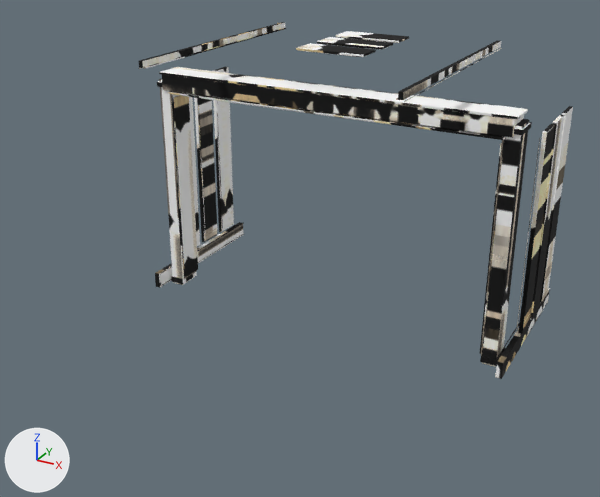
What one commit did to the glTF model empty-museum/assets/entrance-v4-baked.glb.
The view is the same before and after, from a 50 mm camera at (7.84, -18.81, 9.39) aimed at (-0.09, -4.39, 2.19). The axes (+X, +Y, +Z) are drawn at lower left. The lights are the same throughout. The older version comes first. Vertices at exactly the same position are counted once.

Names of what the first picture shows: 'TEM_V4_CYCLES_BAKED_ENTRANCE'.
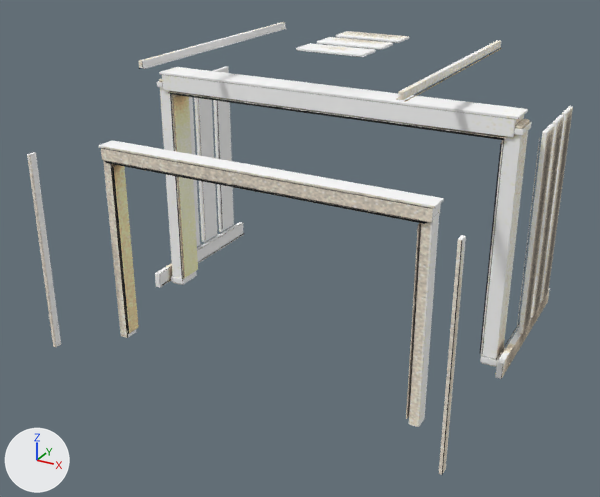
Changed parts and their boxes [x1, y1, x2, y2] in the pictures (600 x 497 px):
'TEM_V4_CYCLES_BAKED_ENTRANCE', reshaped (26% wider, 27% taller): before [139, 22, 573, 379]; after [27, 22, 573, 475]
part 1 of me_cube_005, added: after [103, 160, 136, 338]
part 2 of me_cube_005, added: after [112, 165, 137, 334]
part 3 of me_cube_005, added (beige): after [113, 165, 139, 333]
part 4 of me_cube_005, added: after [27, 152, 61, 348]
part 5 of me_cube_005, added: after [409, 213, 439, 427]
part 6 of me_cube_005, added: after [406, 223, 421, 419]
part 7 of me_cube_005, added: after [439, 235, 466, 475]
part 8 of me_cube_005, added: after [101, 148, 441, 222]
part 9 of me_cube_005, added: after [105, 161, 427, 224]
part 10 of me_cube_005, added: after [106, 162, 425, 224]
part 11 of me_cube_005, added: after [99, 140, 444, 208]
part 12 of me_cube_005, surface changed (lighter): [139, 22, 573, 379] in both

What the commit changed:
me_cube_005 is used by ob_tem_v4_cycles_baked_entrance; location (-4.04, -3.38, 2.68).
me_cube_005 had 3472 vertices, 6768 faces and spanned x -0.44..8.52, y -2.66..3.27, z -2.6..3.56.
me_cube_005 now has 4536 vertices, 8848 faces and spans x -0.44..8.52, y -4.23..3.27, z -2.6..3.56.
me_cube_005 part 1: the loose piece of 96 vertices spanning x 0.2..0.22, y -0.25..0.33, z -2.39..2.2 is copied, and the copy is scaled about its middle by (10.6, 0.528, 0.917), then moved by (0.37, -2.94, -0.39); it spans x 0.48..0.68, y -3.06..-2.74, z -2.59..1.63.
me_cube_005 part 2: the loose piece of 96 vertices spanning x 0.2..0.22, y -0.25..0.33, z -2.39..2.2 is copied, and the copy is scaled about its middle by (1, 0.584, 0.852), then moved by (0.51, -2.94, -0.42); it spans x 0.71..0.73, y -3.07..-2.73, z -2.47..1.45.
me_cube_005 part 3: the loose piece of 96 vertices spanning x 0.2..0.22, y -0.25..0.33, z -2.39..2.2 is copied, and the copy is scaled about its middle by (0.5, 0.568, 0.843), then moved by (0.53, -2.93, -0.42); it spans x 0.73..0.74, y -3.05..-2.72, z -2.44..1.42.
me_cube_005 part 4: the loose piece of 96 vertices spanning x 0.17..0.19, y -0.26..0.32, z -2.43..2.39 is copied, and the copy is scaled about its middle by (2.73, 0.29, 0.901), then moved by (-0.55, -4.17, -0.32); it spans x -0.41..-0.33, y -4.23..-4.05, z -2.52..1.84.
me_cube_005 part 5: the loose piece of 96 vertices spanning x 7.89..7.91, y -0.26..0.32, z -2.43..2.39 is copied, and the copy is scaled about its middle by (8.68, 0.529, 0.871), then moved by (-0.4, -2.93, -0.46); it spans x 7.4..7.6, y -3.06..-2.74, z -2.59..1.63.
me_cube_005 part 6: the loose piece of 96 vertices spanning x 7.86..7.88, y -0.25..0.33, z -2.39..2.2 is copied, and the copy is scaled about its middle by (1, 0.584, 0.852), then moved by (-0.51, -2.94, -0.42); it spans x 7.35..7.37, y -3.07..-2.73, z -2.47..1.45.
me_cube_005 part 7: the loose piece of 96 vertices spanning x 7.92..8.23, y -0.27..0.27, z -2.6..2.6 is copied, and the copy is scaled about its middle by (0.202, 0.32, 0.839), then moved by (0.37, -4.14, -0.34); it spans x 8.41..8.49, y -4.23..-4.05, z -2.52..1.84.
me_cube_005 part 8: the loose piece of 96 vertices spanning x -0.03..8.11, y -0.32..0.32, z 2.37..2.73 is copied, and the copy is scaled about its middle by (0.875, 0.614, 0.696), then moved by (0.0, -2.9, -0.88); it spans x 0.48..7.6, y -3.1..-2.7, z 1.54..1.79.
me_cube_005 part 9: a new loose piece, a box spanning x 0.575..7.505, y -3.105..-2.695, z 1.512..1.537, in mat_tem_light_baked_diffuse (picture img_entrance_v4_lightbake).
me_cube_005 part 10: the loose piece of 96 vertices spanning x -0.03..8.11, y -0.32..0.32, z 2.37..2.73 is copied, and the copy is scaled about its middle by (0.846, 0.661, 0.0258), then moved by (0.0, -2.9, -1.04); it spans x 0.61..7.47, y -3.11..-2.69, z 1.5..1.52.
me_cube_005 part 11: the loose piece of 96 vertices spanning x -0.03..8.11, y -0.32..0.32, z 2.37..2.73 is copied, and the copy is scaled about its middle by (0.886, 0.654, 0.116), then moved by (0.0, -2.9, -0.72); it spans x 0.44..7.64, y -3.11..-2.69, z 1.81..1.85.
me_cube_005 part 12: 6746 kept faces spanning x -0.44..8.52, y -2.66..3.27, z -2.6..3.56 get new texture (UV) coordinates.
Other edits to the shape of me_cube_005 do not show in these pictures.
